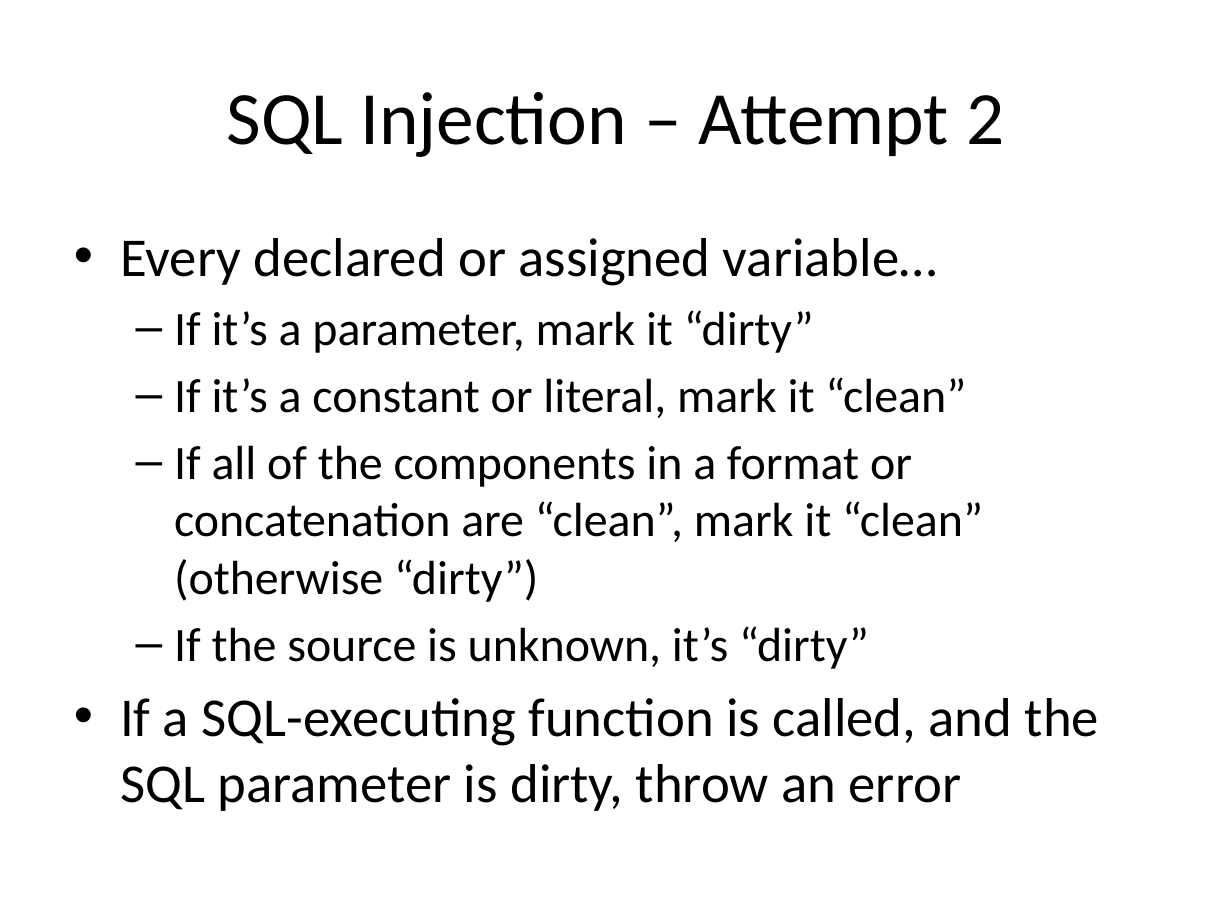
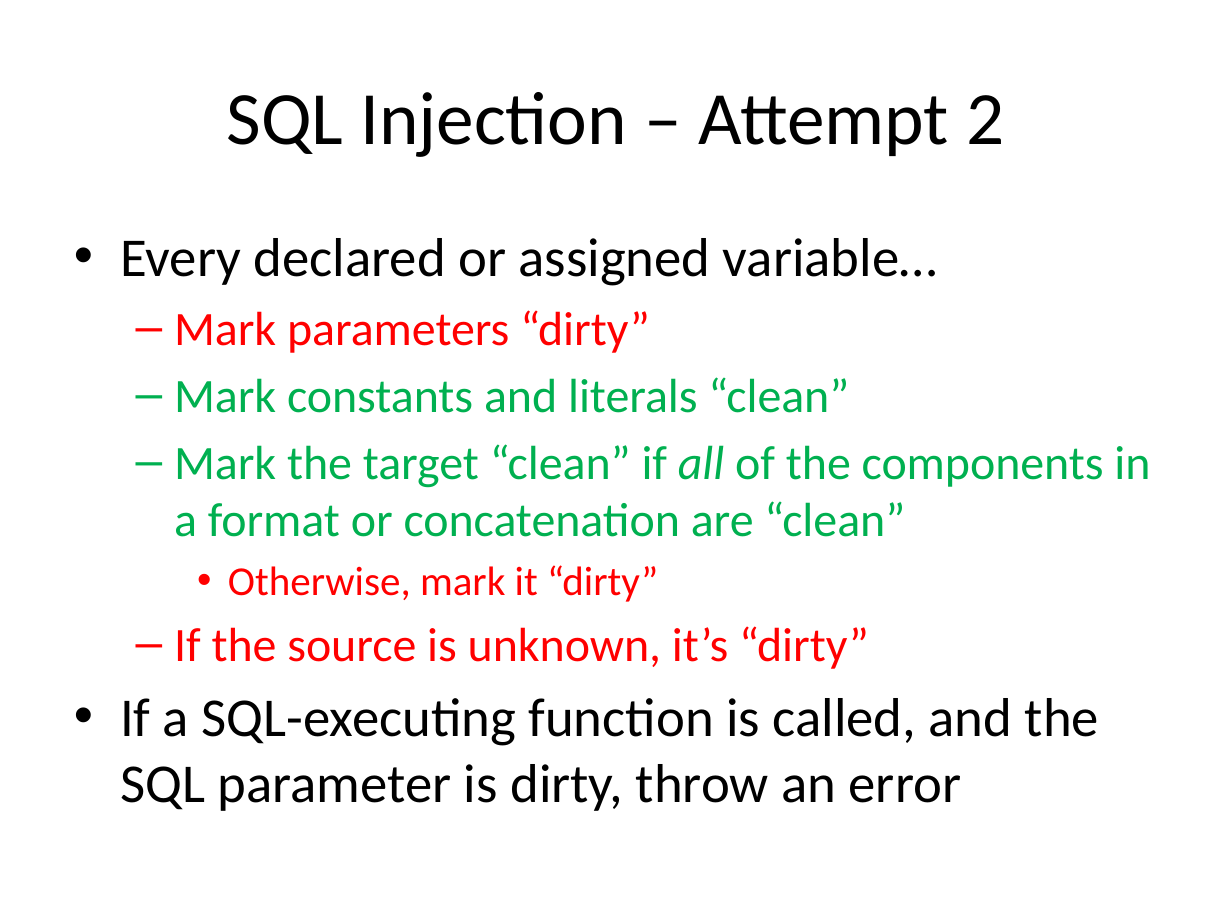
Before and after one commit to Chris-ScoutCorps/FxCop, a slide deck: slide 33 of FxCop.pptx (slide 31 before the commit). Drawn at 1232x924 pixels with LibreOffice and Linux fonts; fonts in the diff are those of the drawing. Boxes give left, top, right and bottom in pixels: in the first picture for what was removed or moved away, otherwise in the second. Text is boxed around its words. In the diff, an @@ line names an element or a change of style, - is before the commit and + after.

```diff
--- a/FxCop.pptx
+++ b/FxCop.pptx
@@ text at (174,310,1150,602): text changed; text colour #000000 to #00B050 @@
-  – If it’s a parameter, mark it “dirty”
-  – If it’s a constant or literal, mark it “clean”
-  – If all of the components in a format or concatenation are “clean”, mark it “clean” (otherwise “dirty”)
+  – Mark parameters “dirty”
+  – Mark constants and literals “clean”
+  – Mark the target “clean” if all of the components in a format or concatenation are “clean”
+    • Otherwise, mark it “dirty”
@@ text at (174,626,869,669): text colour #000000 to #FF0000 in "If the source is unknown, it’s “dirty”" @@
```
Also in this commit, not shown: 36 other slides changed, 2 slides added, 1 slide removed, 1 other file.
